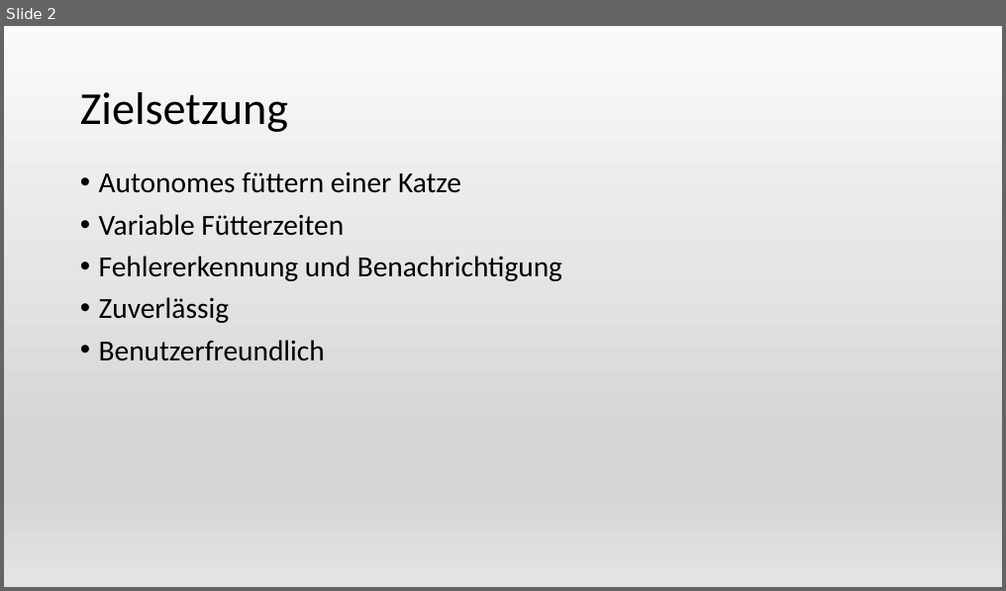
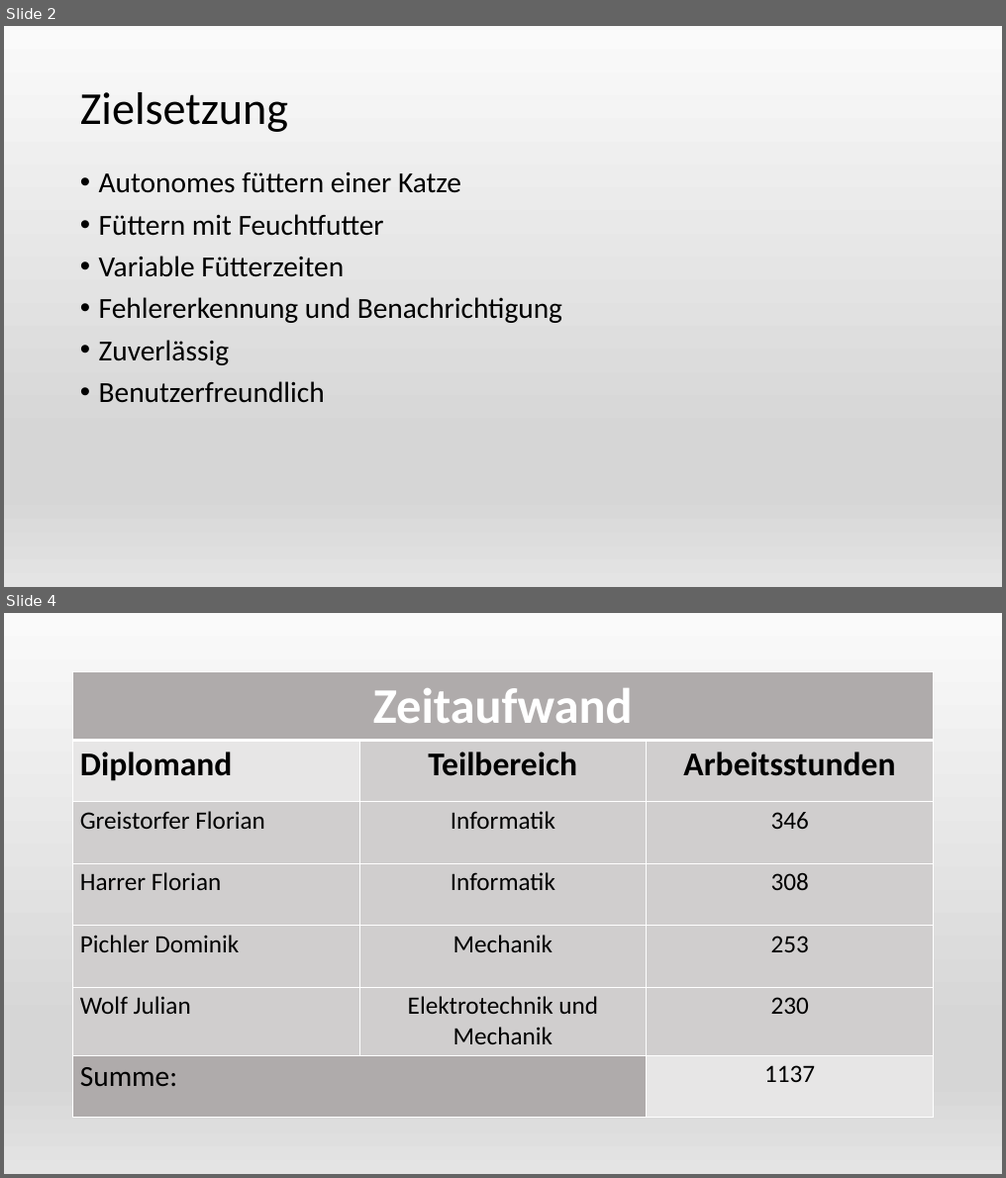
Before and after one commit to Katzenfuetterungsanlage/fuettr_prototype, a slide deck: Diplomarbeit/Powerpoint/Gesamte.pptx. Shown one above the other, each under a label of ours: slide 2 before the commit, slides 2 and 4 after it; the slides between them are not shown. The pictures are 1006x591 and 1006x1178 pixels, drawn with LibreOffice and Linux fonts; fonts in the diff are those of the drawing. Boxes give left, top, right and bottom in pixels: in the first picture for what was removed or moved away, otherwise in the second. Text is boxed around its words. In the diff, an @@ line names an element or a change of style, - is before the commit and + after.

```diff
--- a/Diplomarbeit/Powerpoint/Gesamte.pptx
+++ b/Diplomarbeit/Powerpoint/Gesamte.pptx
@@ slide 4 added at [4, 613, 1002, 1174], background gradient #FAFAFA to #D7D7D7 to #E4E4E4 @@
@@ table added at [73, 672, 933, 1116], 7 rows, 3 columns @@
+Zeitaufwand |  | 
+Diplomand | Teilbereich | Arbeitsstunden
+Greistorfer Florian | Informatik | 346
+Harrer Florian | Informatik | 308
+Pichler Dominik | Mechanik | 253
+Wolf Julian | Elektrotechnik und Mechanik | 230
+Summe: |  | 1137
@@ slide 2 changed as well @@
@@ text at [99, 214, 384, 236]: paragraph added @@
+• Füttern mit Feuchtfutter
```
Also in this commit, not shown: 1 other slide changed, 1 other slide added, 1 slide removed, 1 other file.
